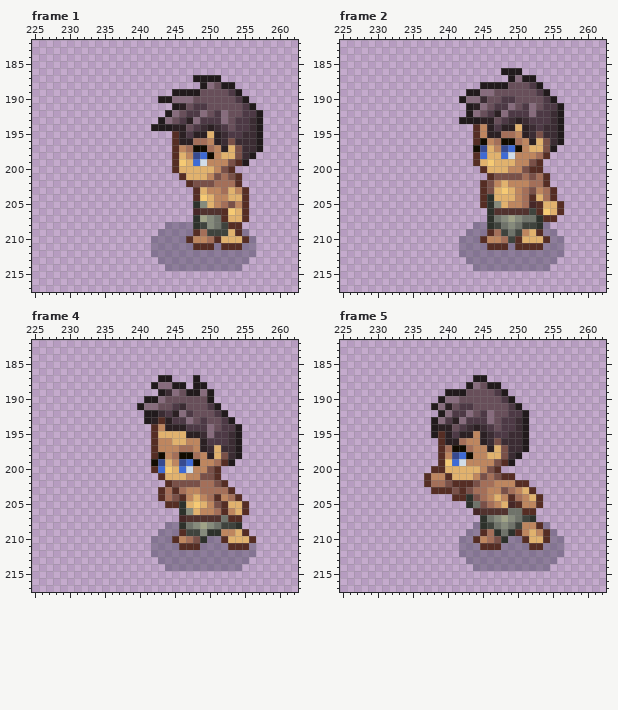
Two versions of one pixel-art file, Assets/Imported/Swordsmen/asperite_no_sword/Swordsman_lvl1_Attack/Swordsman_lvl1_attack_side_left.aseprite. Above: the version before the commit.
64x64 pixels, 8 frames. Colours within 5 levels of each other are drawn and written as one. Shown: frame 1: x 225..262, y 182..217; frame 2: x 225..262, y 182..217; frame 4: x 225..262, y 182..217; frame 5: x 225..262, y 182..217. The old version is drawn lined up with the new one, on the new canvas. The commit also changed other frames, which this record leaves out.
The result:
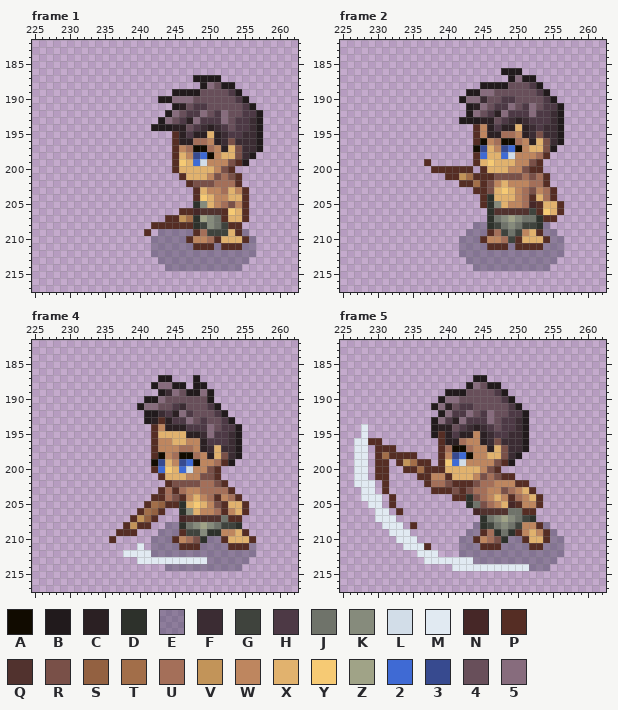
Palette (. is transparent): A #110b00  B #211a1c  C #2b2023  D #2d312b  E #28293f59  F #3b2c33  G #3f433d  H #4d3945  J #6f736a  K #868b7c  L #d2dde8  M #e1eaf2  N #462727  P #552d24  Q #51322e  R #795048  S #936141  T #a26e49  U #a46f59  V #c29459  W #be865f  X #e1b26e  Y #f6ca74  Z #a0a387  2 #3f6ad4  3 #374a8f  4 #684f5a  5 #876c7d
What changed:
{"change": "canvas 64x64 -> 500x400, the old top-left corner now at 218,168"}
{"where": "frame 1"}
{"frame":1,"y":206,"x":246,"old":"..","new":"PP"}
{"frame":1,"y":207,"x":244,"old":"....","new":"PPVT"}
{"frame":1,"y":208,"x":242,"old":"..EEEE","new":"PPPPPP"}
{"frame":1,"y":209,"x":241,"old":".","new":"P"}
{"where": "frame 2"}
{"frame":2,"y":199,"x":237,"old":".","new":"P"}
{"frame":2,"y":200,"x":238,"old":"......","new":"PPPPPP"}
{"frame":2,"y":201,"x":240,"old":"......","new":"PPVTPP"}
{"frame":2,"y":202,"x":242,"old":"...","new":"PPT"}
{"frame":2,"y":203,"x":244,"old":".","new":"P"}
{"where": "frame 4"}
{"frame":4,"y":204,"x":242,"old":".","new":"P"}
{"frame":4,"y":205,"x":241,"old":"...","new":"PTS"}
{"frame":4,"y":206,"x":240,"old":"....","new":"PTSP"}
{"frame":4,"y":207,"x":239,"old":"....","new":"PVSP"}
{"frame":4,"y":208,"x":238,"old":"....","new":"PVPP"}
{"frame":4,"y":209,"x":237,"old":"...","new":"PPP"}
{"frame":4,"y":210,"x":236,"old":".","new":"P"}
{"frame":4,"y":211,"x":240,"old":".","new":"M"}
{"frame":4,"y":212,"x":238,"old":"....","new":"MMMM"}
{"frame":4,"y":213,"x":240,"old":"...EEEEEEE","new":"MMMMMMMMMM"}
{"where": "frame 5"}
{"frame":5,"y":194,"x":228,"old":".","new":"M"}
{"frame":5,"y":195,"x":228,"old":".","new":"M"}
{"frame":5,"y":196,"x":227,"old":"....","new":"MMPP"}
{"frame":5,"y":197,"x":227,"old":"..","new":"MM"}
{"frame":5,"y":197,"x":230,"old":"...","new":"PPP"}
{"frame":5,"y":198,"x":227,"old":"..","new":"MM"}
{"frame":5,"y":198,"x":230,"old":"......","new":"PTPPPP"}
{"frame":5,"y":199,"x":227,"old":"..","new":"MM"}
{"frame":5,"y":199,"x":230,"old":"..","new":"PP"}
{"frame":5,"y":199,"x":233,"old":".....","new":"PVTPP"}
{"frame":5,"y":200,"x":227,"old":"..","new":"MM"}
{"frame":5,"y":200,"x":230,"old":"..","new":"PP"}
{"frame":5,"y":200,"x":234,"old":"....","new":"PPTP"}
{"frame":5,"y":201,"x":227,"old":"..","new":"MM"}
{"frame":5,"y":201,"x":230,"old":"..","new":"PP"}
{"frame":5,"y":201,"x":236,"old":".","new":"P"}
{"frame":5,"y":202,"x":227,"old":"...","new":"MMM"}
{"frame":5,"y":202,"x":231,"old":".","new":"P"}
{"frame":5,"y":203,"x":228,"old":"..","new":"MM"}
{"frame":5,"y":203,"x":231,"old":".","new":"P"}
{"frame":5,"y":204,"x":228,"old":"...","new":"MMM"}
{"frame":5,"y":204,"x":232,"old":".","new":"P"}
{"frame":5,"y":205,"x":229,"old":"..","new":"MM"}
{"frame":5,"y":205,"x":232,"old":".","new":"P"}
{"frame":5,"y":206,"x":230,"old":"..","new":"MM"}
{"frame":5,"y":206,"x":233,"old":".","new":"P"}
{"frame":5,"y":207,"x":230,"old":"...","new":"MMM"}
{"frame":5,"y":208,"x":231,"old":"...","new":"MMM"}
{"frame":5,"y":208,"x":235,"old":".","new":"P"}
{"frame":5,"y":209,"x":232,"old":"...","new":"MMM"}
{"frame":5,"y":210,"x":233,"old":"...","new":"MMM"}
{"frame":5,"y":211,"x":234,"old":"....","new":"MMMP"}
{"frame":5,"y":212,"x":236,"old":"...","new":"MMM"}
{"frame":5,"y":213,"x":237,"old":"......E","new":"MMMMMMM"}
{"frame":5,"y":214,"x":241,"old":"...EEEEEEEE","new":"MMMMMMMMMMM"}
{"label":"changed","picture_box":[144,208,193,236]}
{"label":"added","picture_box":[424,159,487,194]}
{"label":"changed","picture_box":[109,494,207,564]}
{"label":"changed","picture_box":[354,424,529,571]}
